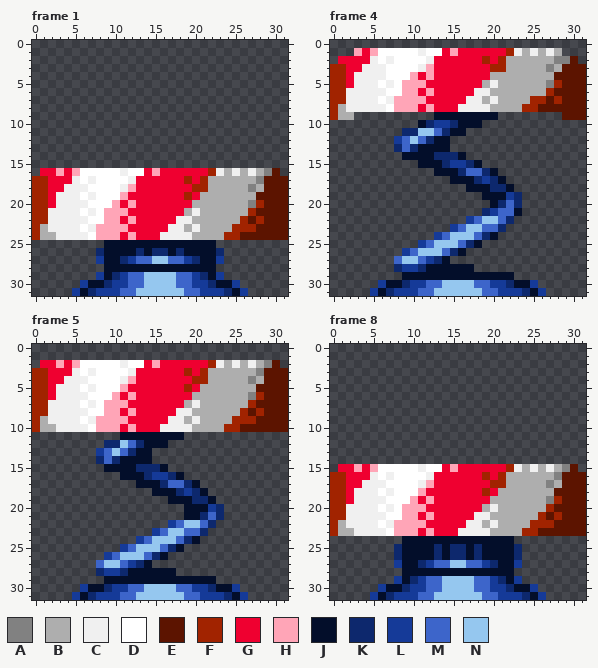
A pixel-art file gets an edit: resources pengu/spring.aseprite. Above is the file before it was changed.
32x32 pixels, 8 frames. Shown: frame 1, frame 4, frame 5, frame 8. The commit also changed other frames, which this record leaves out.
Visible layers, top first: "Layer 2", "Layer 1".
Palette (. is transparent): A #818181  B #aeaeae  C #f0f0f0  D #ffffff  E #5c1400  F #a12300  G #ef0030  H #ffa5b7  J #030e2a  K #0d286d  L #153a98  M #3d65ca  N #95c7ef
Pixels before, frame 1, first column x 0:
16 .GGHGHDDDDDCDDGHGGGGGGFCBCBCBAE.
17 FFGGGCDCDDDDCGGGGGGFGFBBBBBBAEEE
18 FFGGCCCDDDDCHGGGGGGGFFBBBBBABEEE
19 FFGCCCDCDDDHGGGGGGGFGBBBBBBBEEEE
20 FFGCCCCDDDHGHGGGGGGGBBBBBBBAFEEE
21 FFCCCCDCDHHHGGGGGGGBCBBBBBBFEEEE
22 FFCCCCCDDHHGHGGGGGCCBBBBBBFEFEEE
23 FBCCCCDCHHHHGGGGGCCBCBBBBFFFEEEE
24 FBBCCCCDHHHGHGGGCCCCBBBBFFEEEEEE
25 .........JJJJJJJJJJJJJJ.........
26 ........KJJJJKJKKJKJJJJK........
27 ........LJJKLMMNNMMLKJJL........
28 .........JJJJJJJJJJJJJJ.........
29 ........LJKLMMNNNNMMLKJL........
30 ......LJJKLLMMNNNNMMLLKJJL......
31 .....LJKLLLMMNNNNNNMMLLLKJL.....
Pixels before, frame 4, first column x 0:
 1 ...HGHDDDDDCDDGHGGGGGGFCBCBCB...
 2 .GGGGCDCDDDDCGGGGGGFGFBBBBBBAAE.
 3 FFGGCCCDDDDCHGGGGGGGFFBBBBBABEEE
 4 FFGCCCCDDDHGHGGGGGGGBBBBBBBBEEEE
 5 FFGCCCDCDHHHGGGGGGGBCBBBBBBAFEEE
 6 FFCCCCCDDHHGHGGGGGCCBBBBBBBFEEEE
 7 FFCCCCDCHHHHGGGGGCCBCBBBBFFEFEEE
 8 FBCCCCCDHHHGHGGGCCCCBBBBFFEEEEEE
 9 FBB..........JJJJJJJJ........EEE
10 ...........JKLLKJJJ.............
11 .........KKNNMKJJ...............
12 ........LMNMKJJ.................
13 ........KMKJJJJ.................
14 .........JJJJKKKJ...............
15 ...........JJJKLLKJ.............
16 .............JJJKMMKJ...........
17 ...............JJJKLKJ..........
18 .................JJJKKJ.........
19 ...................JJJLK........
20 ....................JKMK........
21 ...................KLMMJ........
22 .................LMNNMK.........
23 ...............LMNNMMK..........
24 .............LMNNNMKJ...........
25 ...........LMNNNMKJ.............
26 .........LMNNNMKJ...............
27 ........MNNMLKJ.................
28 ........KLLKJJJJJJ..............
29 .........JJJJJJJJJJJJJJ.........
30 ......LJJKLLMMNNNNMMLLKJJL......
31 .....LJKLLLMMNNNNNNMMLLLKJL.....
Pixels before, frame 5, first column x 0:
 2 .GGHGHDDDDDCDDGHGGGGGGFCBCBCBAE.
 3 FFGGGCDCDDDDCGGGGGGFGFBBBBBBAEEE
 4 FFGGCCCDDDDCHGGGGGGGFFBBBBBABEEE
 5 FFGCCCDCDDDHGGGGGGGFGBBBBBBBEEEE
 6 FFGCCCCDDDHGHGGGGGGGBBBBBBBAFEEE
 7 FFCCCCDCDHHHGGGGGGGBCBBBBBBFEEEE
 8 FFCCCCCDDHHGHGGGGGCCBBBBBBFEFEEE
 9 FBCCCCDCHHHHGGGGGCCBCBBBBFFFEEEE
10 FBBCCCCDHHHGHGGGCCCCBBBBFFEEEEEE
11 ...........JJJJJJJJ.............
12 .........KKNMKJJJ...............
13 ........LMNMKJJ.................
14 ........KMKJJJJ.................
15 .........JJJJKKKJ...............
16 ...........JJJKLLKJ.............
17 .............JJJKMMKJ...........
18 ...............JJJKLKJ..........
19 .................JJJKKJ.........
20 ...................JJJLK........
21 ...................JJKMK........
22 .................LMNNMK.........
23 ...............LMNNMMK..........
24 .............LMNNNMKJ...........
25 ...........LMNNNMKJ.............
26 .........LMNNNMKJ...............
27 ........MNNMLKJ.................
28 ........KLLKJJJJJJ..............
29 .........JJJJJJJJJJJJJJ.........
30 ......LJJKLLMMNNNNMMLLKJJL......
31 .....LJKLLLMMNNNNNNMMLLLKJL.....
Pixels before, frame 8, first column x 0:
15 .GGHGHDDDDDCDDGHGGGGGGFCBCBCBAE.
16 FFGGGCDCDDDDCGGGGGGFGFBBBBBBAEEE
17 FFGGCCCDDDDCHGGGGGGGFFBBBBBABEEE
18 FFGCCCDCDDDHGGGGGGGFGBBBBBBBEEEE
19 FFGCCCCDDDHGHGGGGGGGBBBBBBBAFEEE
20 FFCCCCDCDHHHGGGGGGGBCBBBBBBFEEEE
21 FFCCCCCDDHHGHGGGGGCCBBBBBBFEFEEE
22 FBCCCCDCHHHHGGGGGCCBCBBBBFFFEEEE
23 FBBCCCCDHHHGHGGGCCCCBBBBFFEEEEEE
24 .........JJJJJJJJJJJJJJ.........
25 ........KJJJJKJKKJKJJJJK........
26 ........KJJJJKJKKJKJJJJK........
27 ........LJJKLMMNNMMLKJJL........
28 .........JJJJJJJJJJJJJJ.........
29 ........LJKLMMNNNNMMLKJL........
30 ......LJJKLLMMNNNNMMLLKJJL......
31 .....LJKLLLMMNNNNNNMMLLLKJL.....
The result:
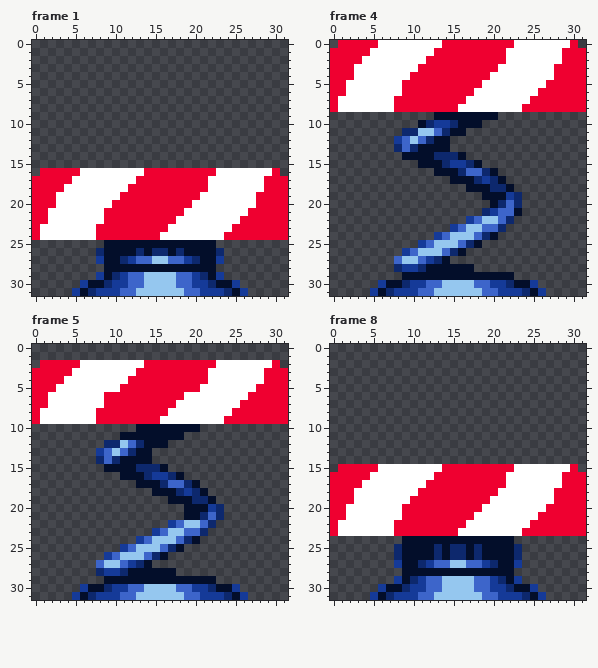
Change:
Changed rows in their new state; - is an unchanged pixel.
Frame 1, layer "Layer 2":
first column x 0:
16 ---G-G-----D---G------GDDDDDDDG-
17 GG---D-D----D------G-GDDDDDDDGGG
18 GG--DDD----DG-------GGDDDDDDDGGG
19 GG-DDD-D---G-------G-DDDDDDDGGGG
20 GG-DDDD---G-G-------DDDDDDDDGGGG
21 GGDDDD-D-GGG-------DDDDDDDDGGGGG
22 GGDDDDD--GG-G-----DDDDDDDDGGGGGG
23 GDDDDD-DGGGG-----DDDDDDDDGGGGGGG
24 GDDDDDD-GGG-G---DDDDDDDDGGGGGGGG
Frame 4, layer "Layer 2":
first column x 0:
 0 -GGGGGDDDDDDDDGGGGGGGGGDDDDDDDG-
 1 GGGG-D-----D-G-G------DDDDDDDGGG
 2 G---DD-D----G------G-GDDDDDDDGGG
 3 GG-DDDD----GG-------GDDDDDDDGGGG
 4 GG-DDDD---G-G-------DDDDDDDDGGGG
 5 GGDDDD-D-GGG-------DDDDDDDDGGGGG
 6 GGDDDDD--GG-G-----DDDDDDDDGGGGGG
 7 GDDDDD-DGGGG-----DDDDDDDDGGGGGGG
 8 GDDDDDD-GGG-G---DDDDDDDDGGGGGGGG
 9 ...--------------------------...
Frame 5, layer "Layer 2":
first column x 0:
 2 ---G-G-----D---G------GDDDDDDDG-
 3 GG---D-D----D------G-GDDDDDDDGGG
 4 GG--DDD----DG-------GGDDDDDDDGGG
 5 GG-DDD-D---G-------G-DDDDDDDGGGG
 6 GGDDDDD--GG-G------DDDDDDDDGGGGG
 7 GGDDDD-D-GGG------DDDDDDDDGGGGGG
 8 GDDDDDD-GGG-G----DDDDDDDDGGGGGGG
 9 GDDDDD-DGGGG----DDDDDDDDGGGGGGGG
10 .............JJJJJJJJ...........
Frame 8, layer "Layer 2":
first column x 0:
15 ---G-G-----D---G------GDDDDDDDG-
16 GG---D-D----D------G-GDDDDDDDGGG
17 GG--DDD----DG-------GGDDDDDDDGGG
18 GG-DDD-D---G-------G-DDDDDDDGGGG
19 GG-DDDD---G-G-------DDDDDDDDGGGG
20 GGDDDD-D-GGG-------DDDDDDDDGGGGG
21 GGDDDDD--GG-G-----DDDDDDDDGGGGGG
22 GDDDDD-DGGGG-----DDDDDDDDGGGGGGG
23 GDDDDDD-GGG-G---DDDDDDDDGGGGGGGG
Where, in picture pixels (left, top, right, bottom), the same in both pictures:
changed: (32, 168, 288, 240)
changed: (330, 40, 586, 120)
changed: (32, 360, 288, 432)
changed: (330, 464, 586, 536)
